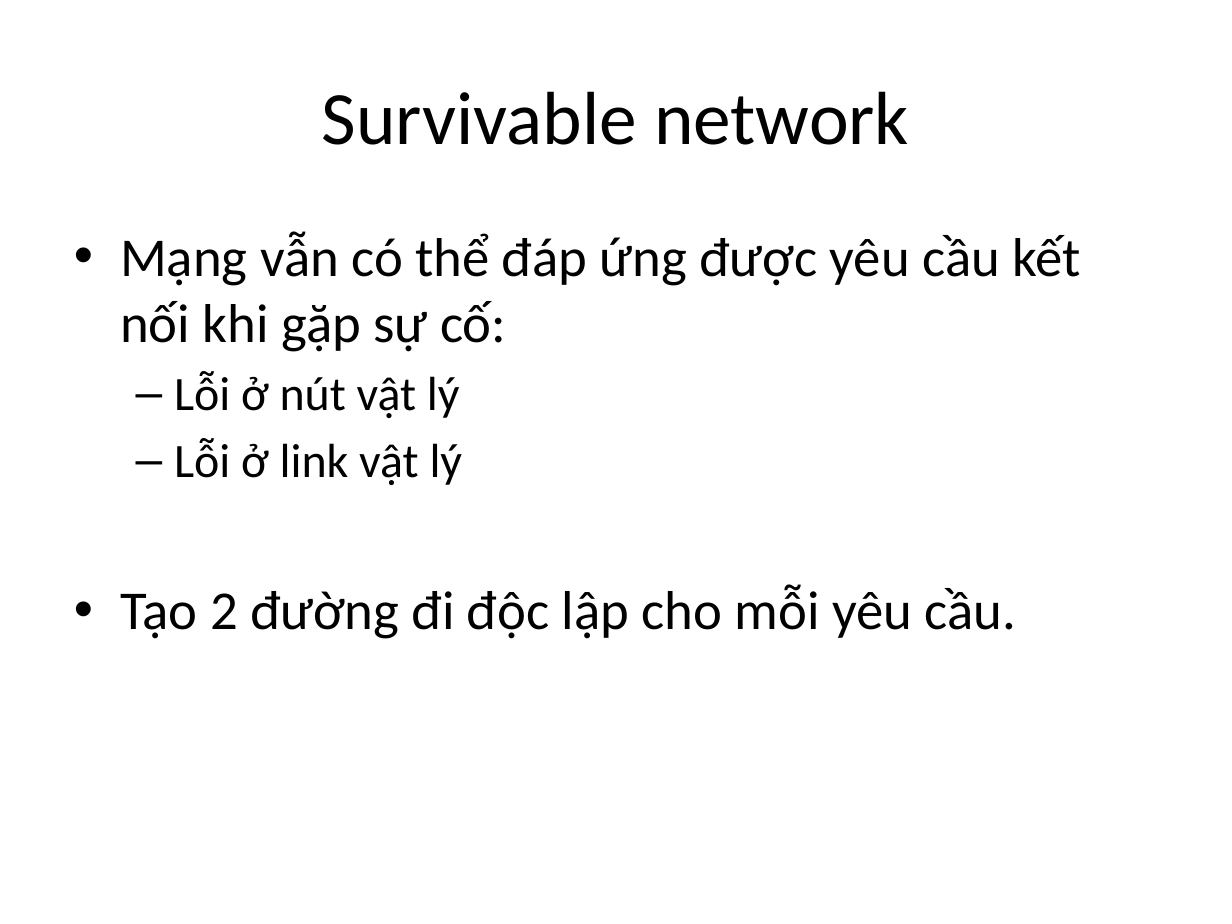
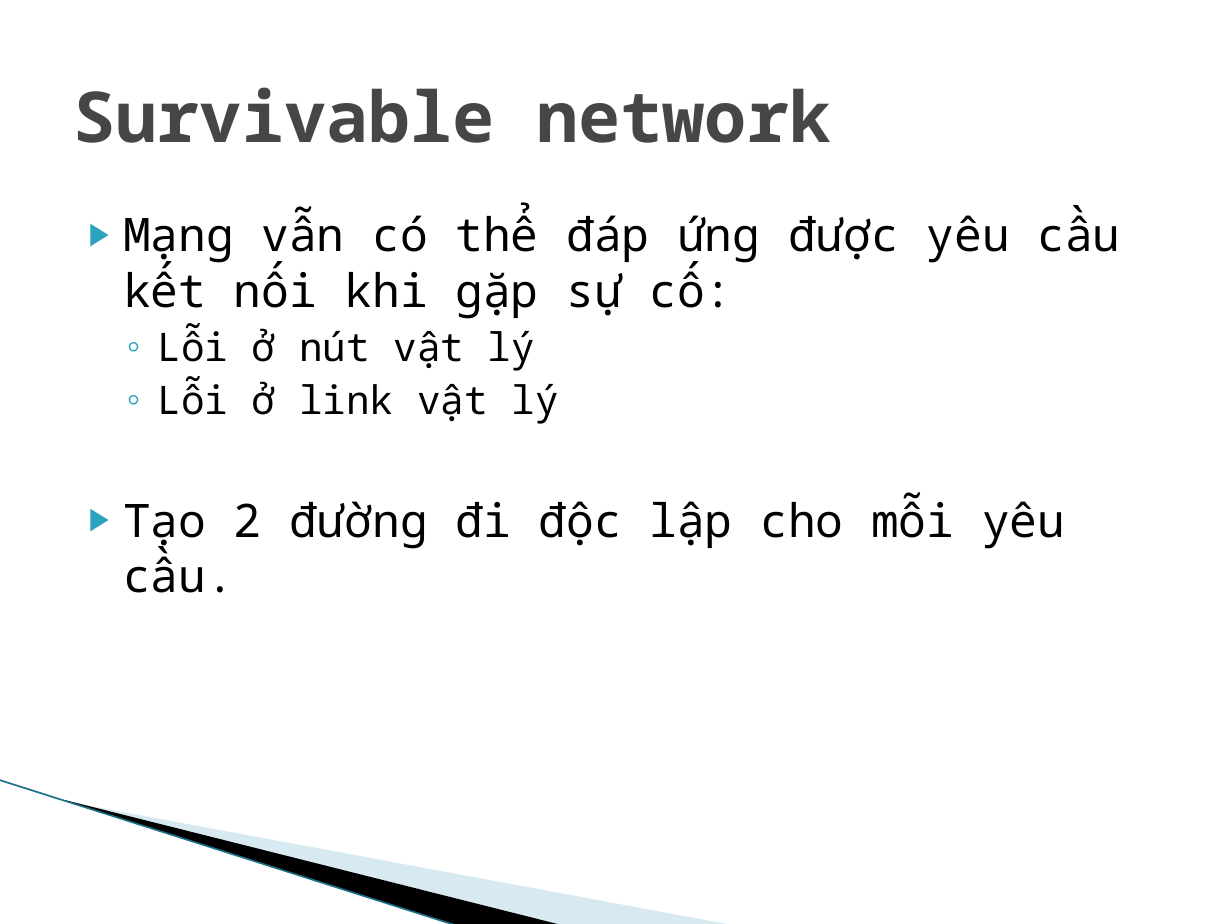
Before and after one commit to luongnv89/GAMSOND, a slide deck: slide 9 of Presents/HiepDH.Thiết kế mạng chịu lỗi.pptx. Drawn at 1232x924 pixels with LibreOffice and Linux fonts; fonts in the diff are those of the drawing; background and template pictures are left out. Boxes give left, top, right and bottom in pixels: in the first picture for what was removed or moved away, otherwise in the second. Text is boxed around its words. In the diff, an @@ line names an element or a change of style, - is before the commit and + after.

```diff
--- a/Presents/HiepDH.Thiết kế mạng chịu lỗi.pptx
+++ b/Presents/HiepDH.Thiết kế mạng chịu lỗi.pptx
@@ title "Survivable network" at box(74, 87, 832, 143): size 44 to 41 pt, font Calibri to Noto Sans Mono, text colour #000000 to #464646, bold on; alignment centre to left @@
@@ text "Mạng vẫn có thể đáp ...": place and size @@
-text "Mạng vẫn có thể đáp ..." at box(120, 231, 1080, 639)
+text "Mạng vẫn có thể đáp ..." at box(123, 208, 1120, 549)
@@ text "Mạng vẫn có thể đáp ..." at box(123, 208, 1120, 549): size 32 to 27 pt in "Mạng vẫn có thể đáp ứng được ...", "Tạo 2 đường đi độc lập cho ..."; font Calibri to Noto Sans Mono; size 28 to 23 pt in "Lỗi ở nút vật lý", "Lỗi ở link vật lý"; bullet • to ▶; less space between paragraphs; bullet – to ◦ @@
@@ line added from (0, 780) to (457, 924), #97C5D8 0.95 pt @@
@@ freeform shape added at box(65, 800, 563, 924), fill #000000 @@
@@ freeform shape added at box(68, 801, 733, 924), fill #A0CBDC at 40% opacity @@
```
Also in this commit, not shown: 14 other slides changed.
